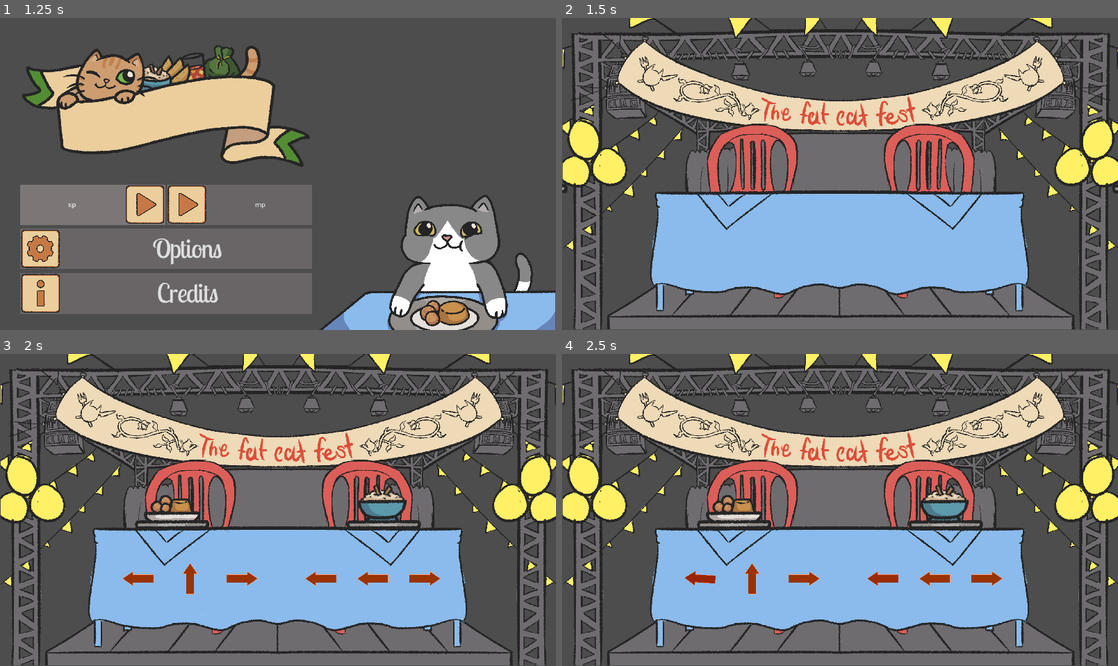
Above: before the commit, frames 1-4 (two rows, left to right).
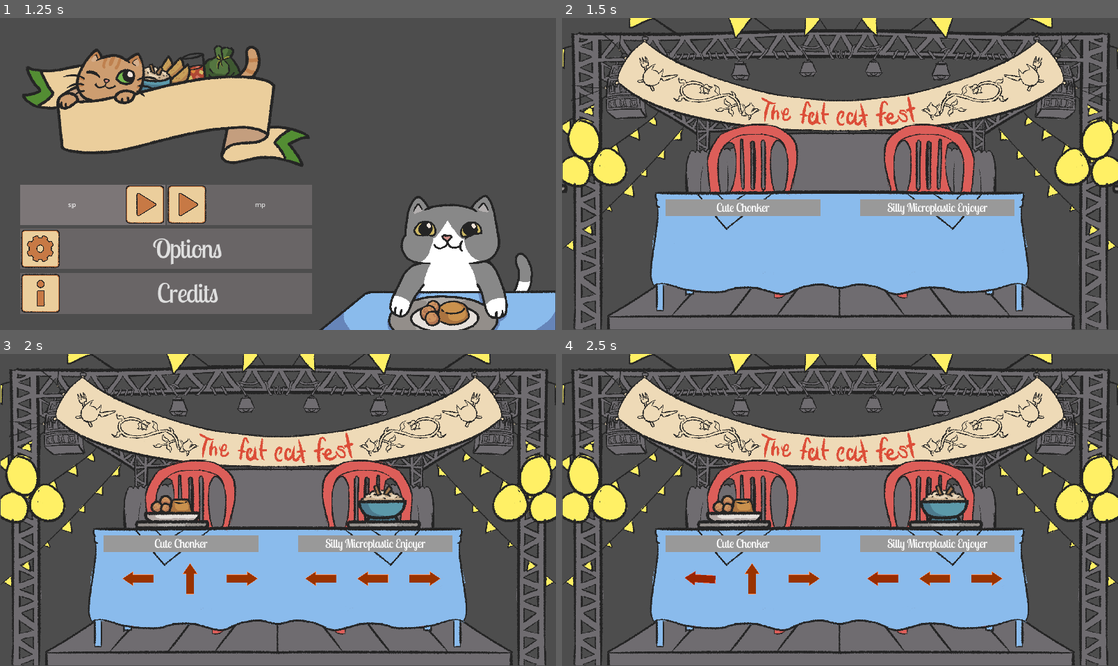
Above: after the commit, the same moments.

Repository: soetgdeznsgk/GGJ24---Fat-Cat-Fest
Game: Godot game, scene res://Escenas/Menus/menu_principal.tscn
The game is run twice, just before and just after one commit, with the same random seed, the same clock (stepped at 60 frames per second) and the same inputs. The engine's default icon, where the game draws it, is replaced by a stand-in: a white triangle on a blue panel in a dark square.
Inputs (mouse positions are in pixels of both pictures, inside the frame that each line leads up to):
- Up to frame 1 (1.25 s): click "Play" at 0.5 s
- Up to frame 2 (1.5 s): click "sp" at 1.25 s
- Up to frame 3 (2 s): no input
- Up to frame 4 (2.5 s): move the mouse to (962, 494) at 2.02 s; hold Right (DerechaPj1) from 2.03 s (still down); tap S (AbajoPj2) at 2.1 s; click (962, 494) at 2.17 s

Frame 1 is identical in both runs. In frame 2, 3.0% of the frame differs, in the area x 18-82%, y 58-64%; in frame 3, 3.0%; in frame 4, 3.0%.

Commit message:
placeholder name tags for maingame

Diff:
--- a/Escenas/Maingame/Maingame.tscn
+++ b/Escenas/Maingame/Maingame.tscn
@@ -9,6 +9,11 @@
 [ext_resource type="Script" path="res://Escenas/Maingame/Camera2D.gd" id="5_864na"]
 [ext_resource type="PackedScene" uid="uid://bcrmlxmuoakqy" path="res://Escenas/Maingame/comidas.tscn" id="5_on172"]
 [ext_resource type="Texture2D" uid="uid://dvijscjapkitb" path="res://Sprites/Fondos/deco.png" id="9_q0gs3"]
+[ext_resource type="FontFile" uid="uid://cs81puvnc10pp" path="res://Escenas/Menus/Fonts/LobsterTwo-Regular.ttf" id="10_jnr23"]
+[ext_resource type="Script" path="res://Escenas/Maingame/NamePlayer1.gd" id="11_ecigq"]
+[ext_resource type="Script" path="res://Escenas/Maingame/NamePlayer2.gd" id="12_gw84n"]
+
+[sub_resource type="StyleBoxFlat" id="StyleBoxFlat_eb0r4"]
 
 [node name="Maingame" type="Node2D"]
 
@@ -59,3 +64,29 @@
 process_callback = 0
 script = ExtResource("5_864na")
 zoomFinal = Vector2(1.5, 1.5)
+
+[node name="NamePlayer1" type="Label" parent="."]
+offset_left = 253.0
+offset_top = 449.0
+offset_right = 633.0
+offset_bottom = 490.0
+theme_override_fonts/font = ExtResource("10_jnr23")
+theme_override_font_sizes/font_size = 27
+theme_override_styles/normal = SubResource("StyleBoxFlat_eb0r4")
+text = "nombre largo que coloco"
+horizontal_alignment = 1
+vertical_alignment = 1
+script = ExtResource("11_ecigq")
+
+[node name="NamePlayer2" type="Label" parent="."]
+offset_left = 730.0
+offset_top = 449.0
+offset_right = 1110.0
+offset_bottom = 490.0
+theme_override_fonts/font = ExtResource("10_jnr23")
+theme_override_font_sizes/font_size = 27
+theme_override_styles/normal = SubResource("StyleBoxFlat_eb0r4")
+text = "nombre largo que coloco"
+horizontal_alignment = 1
+vertical_alignment = 1
+script = ExtResource("12_gw84n")
--- /dev/null
+++ b/Escenas/Maingame/NamePlayer1.gd
@@ -0,0 +1,6 @@
+extends Label
+
+
+# Called when the node enters the scene tree for the first time.
+func _ready():
+	self.text = Names.name_player1
--- /dev/null
+++ b/Escenas/Maingame/NamePlayer2.gd
@@ -0,0 +1,6 @@
+extends Label
+
+
+# Called when the node enters the scene tree for the first time.
+func _ready():
+	self.text = Names.name_player2
--- /dev/null
+++ b/Escenas/Maingame/names.gd
@@ -0,0 +1,6 @@
+extends Node
+
+var name_player1
+var name_player2
+var nameinitial : Array = ["Silly", "Tiny", "Huge", "The", "Cute", "Nonsensical", "Addictive"]
+var namefinal : Array = ["Car", "Kitty", "WAR CRIMINAL", "Chonker", "Purrer", "Bingus", "Microplastic Enjoyer", "Mulch", "Yippie", "Nyan", "Hobo", "Messi"]
--- a/Escenas/Menus/menu_principal.gd
+++ b/Escenas/Menus/menu_principal.gd
@@ -7,6 +7,7 @@
 @onready var gatoGif = $MenuPrincipal/HBoxContainer/CenterContainer/GatoGif
 @onready var button_standard_audio := AudioStreamPlayer.new()
 @onready var return_button_audio := AudioStreamPlayer.new()
+
 
 # Called when the node enters the scene tree for the first time.
 func _ready():
@@ -96,6 +97,8 @@
 
 func _on_h_box_container_sp_start_game(): # iniciar juego sp
 	button_standard_audio.play()
+	Names.name_player1 = Names.nameinitial.pick_random() + " " + Names.namefinal.pick_random()
+	Names.name_player2 = Names.nameinitial.pick_random() + " " + Names.namefinal.pick_random()
 	get_tree().change_scene_to_file("res://Escenas/Maingame/Maingame.tscn")
 
 
--- a/project.godot
+++ b/project.godot
@@ -19,6 +19,7 @@
 
 Enums="*res://Logica/Globales/enums.gd"
 Eventos="*res://Logica/Globales/Eventos.gd"
+Names="*res://Escenas/Maingame/names.gd"
 
 [display]
 
Not shown: 1 places in Escenas/Maingame/Maingame.tscn that only renumber resources
